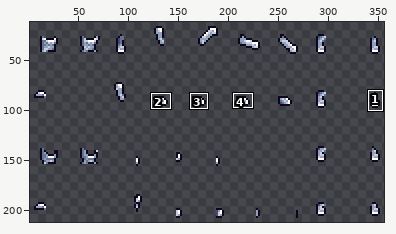
File history of a sprite sheet, Content/Items/Armor/BrightSteelArmor/BrightSteelChestplate_Body.png. Above, an overview of the earlier version with the close-up marked.
Close-up. As it was:
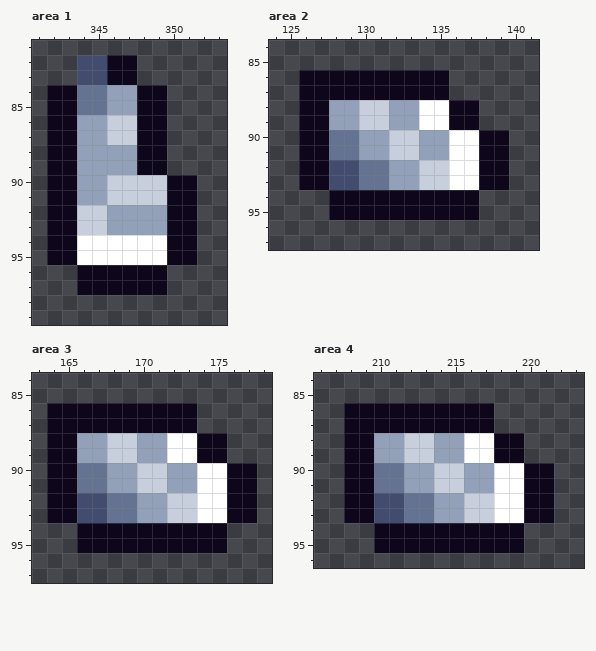
The file is 360x224 pixels. Shown: area 1: x 341..353, y 81..99; area 2: x 124..141, y 84..97; area 3: x 163..178, y 84..97; area 4: x 206..223, y 84..96. The wide view leaves out empty margins. The commit also changed other parts of the picture, which this record leaves out.
After:
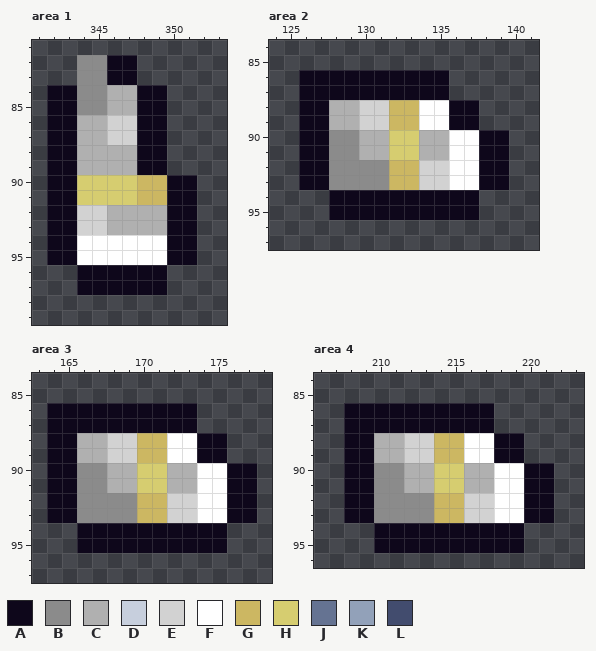
Palette (. is transparent): A #0e071b  B #8b8b8b  C #b0b0b0  D #c7cfdd  E #d2d2d2  F #ffffff  G #ccb762  H #d6cd70  J #657392  K #92a1b9  L #424c6e
Difference:
{"where": "area 1"}
{"y":82,"x":344,"old":"LL","new":"BB"}
{"y":83,"x":344,"old":"LL","new":"BB"}
{"y":84,"x":344,"old":"JJKK","new":"BBCC"}
{"y":85,"x":344,"old":"JJKK","new":"BBCC"}
{"y":86,"x":344,"old":"KKDD","new":"CCEE"}
{"y":87,"x":344,"old":"KKDD","new":"CCEE"}
{"y":88,"x":344,"old":"KKKK","new":"CCCC"}
{"y":89,"x":344,"old":"KKKK","new":"CCCC"}
{"y":90,"x":344,"old":"KKDDDD","new":"HHHHGG"}
{"y":91,"x":344,"old":"KKDDDD","new":"HHHHGG"}
{"y":92,"x":344,"old":"DDKKKK","new":"EECCCC"}
{"y":93,"x":344,"old":"DDKKKK","new":"EECCCC"}
{"where": "area 2"}
{"y":88,"x":128,"old":"KKDDKK","new":"CCEEGG"}
{"y":89,"x":128,"old":"KKDDKK","new":"CCEEGG"}
{"y":90,"x":128,"old":"JJKKDDKK","new":"BBCCHHCC"}
{"y":91,"x":128,"old":"JJKKDDKK","new":"BBCCHHCC"}
{"y":92,"x":128,"old":"LLJJKKDD","new":"BBBBGGEE"}
{"y":93,"x":128,"old":"LLJJKKDD","new":"BBBBGGEE"}
{"where": "area 3"}
{"y":88,"x":166,"old":"KKDDKK","new":"CCEEGG"}
{"y":89,"x":166,"old":"KKDDKK","new":"CCEEGG"}
{"y":90,"x":166,"old":"JJKKDDKK","new":"BBCCHHCC"}
{"y":91,"x":166,"old":"JJKKDDKK","new":"BBCCHHCC"}
{"y":92,"x":166,"old":"LLJJKKDD","new":"BBBBGGEE"}
{"y":93,"x":166,"old":"LLJJKKDD","new":"BBBBGGEE"}
{"where": "area 4"}
{"y":88,"x":210,"old":"KKDDKK","new":"CCEEGG"}
{"y":89,"x":210,"old":"KKDDKK","new":"CCEEGG"}
{"y":90,"x":210,"old":"JJKKDDKK","new":"BBCCHHCC"}
{"y":91,"x":210,"old":"JJKKDDKK","new":"BBCCHHCC"}
{"y":92,"x":210,"old":"LLJJKKDD","new":"BBBBGGEE"}
{"y":93,"x":210,"old":"LLJJKKDD","new":"BBBBGGEE"}
{"label":"changed","picture_box":[77,55,167,235]}
{"label":"changed","picture_box":[329,100,449,190]}
{"label":"changed","picture_box":[77,433,197,523]}
{"label":"changed","picture_box":[374,433,494,523]}
